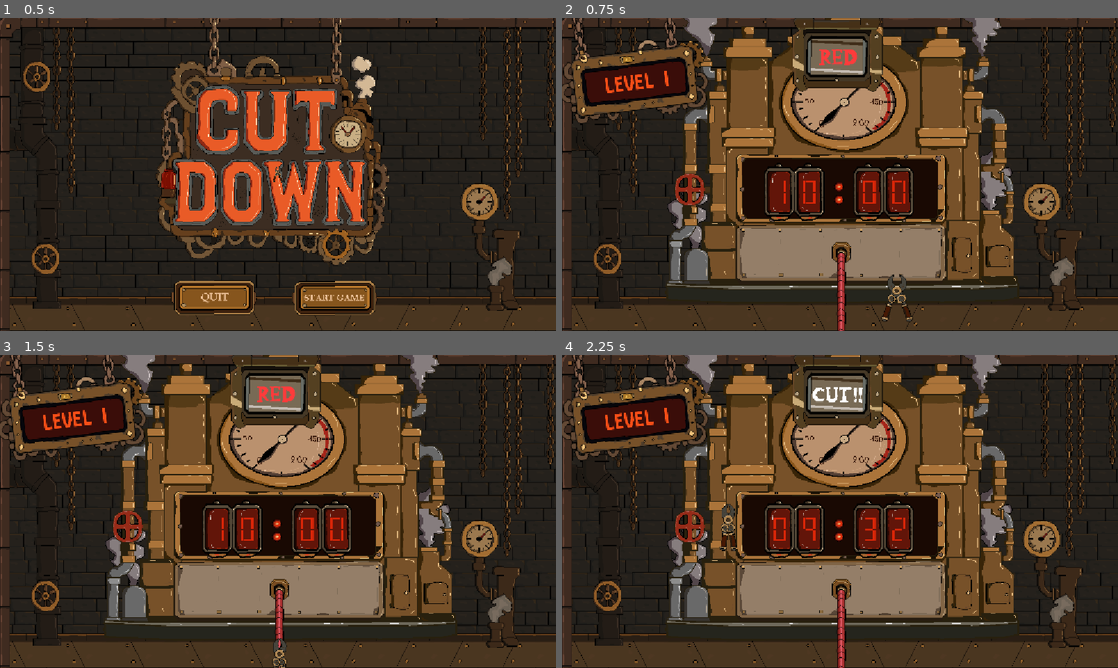
Above: before the commit, frames 1-4 (two rows, left to right).
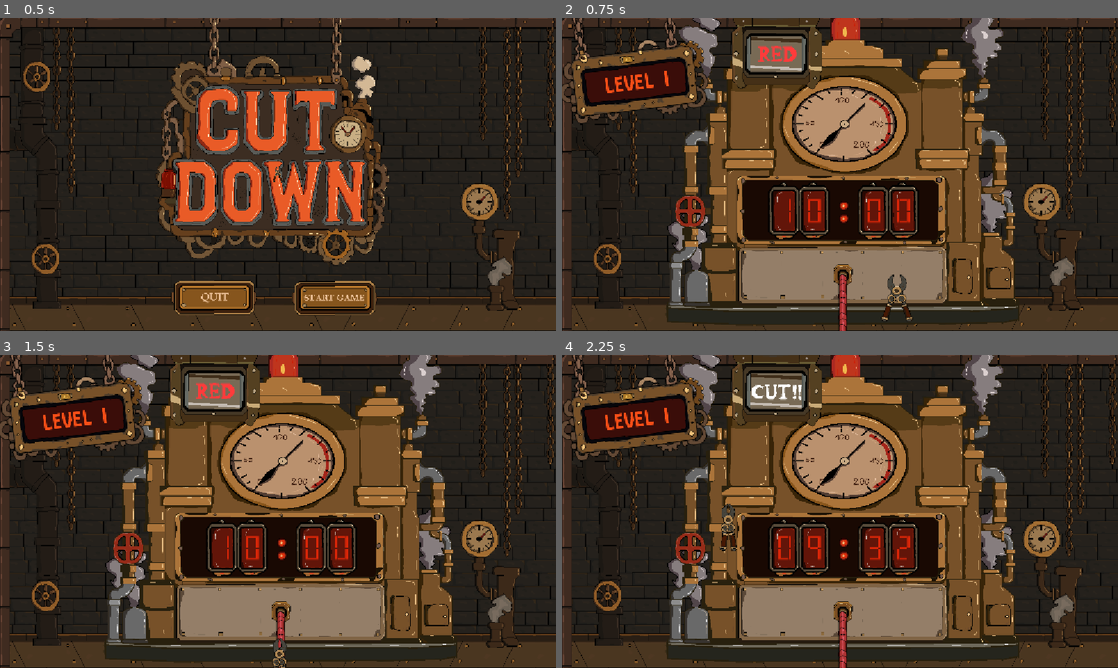
Above: after the commit, the same moments.

Repository: Coleim/cut_down_gmtk_2026
Game: Godot game, scene res://scenes/main_menu/MainMenu.tscn
The game is run twice, just before and just after one commit, with the same random seed, the same clock (stepped at 60 frames per second) and the same inputs.
Inputs (mouse positions are in pixels of both pictures, inside the frame that each line leads up to):
- Up to frame 1 (0.5 s): no input
- Up to frame 2 (0.75 s): click (895, 299) at 0.5 s
- Up to frame 3 (1.5 s): tap Enter at 1.25 s; move the mouse to (278, 661) at 1.27 s; click (278, 661) at 1.42 s
- Up to frame 4 (2.25 s): move the mouse to (728, 527) at 2.02 s; click (728, 527) at 2.17 s

Frame 1 is identical in both runs. In frame 2, 37% of the frame differs, in the area x 18-83%, y 0-100%; in frame 3, 37%; in frame 4, 37%.

Commit message:
Sfx music

Diff:
--- a/scenes/game/Game.tscn
+++ b/scenes/game/Game.tscn
@@ -231,7 +231,7 @@
 metadata/_edit_use_anchors_ = true
 
 [node name="BombRect" type="Sprite2D" parent="UI" unique_id=812027232]
-position = Vector2(560, 275)
+position = Vector2(561, 320)
 scale = Vector2(0.6345703, 0.6345703)
 texture = ExtResource("3_gynul")
 
@@ -240,10 +240,10 @@
 anchors_preset = 5
 anchor_left = 0.5
 anchor_right = 0.5
-offset_left = 345.0
-offset_top = 458.0
-offset_right = 817.0
-offset_bottom = 808.0
+offset_left = 348.0
+offset_top = 504.0
+offset_right = 820.0
+offset_bottom = 854.0
 grow_horizontal = 2
 alignment = 1
 
@@ -253,7 +253,7 @@
 texture = ExtResource("8_wnrko")
 
 [node name="TimerContainerMs" type="Sprite2D" parent="UI" unique_id=1388752044]
-position = Vector2(667.40826, 359.75)
+position = Vector2(677.40826, 398.75)
 scale = Vector2(0.55485237, 0.5548523)
 texture = ExtResource("9_aptqa")
 
@@ -266,7 +266,7 @@
 sprite_frames = SubResource("SpriteFrames_xfgu8")
 
 [node name="TimerContainerSeconds" type="Sprite2D" parent="UI" unique_id=83826955]
-position = Vector2(482.40823, 359.75)
+position = Vector2(492.40823, 398.75)
 scale = Vector2(0.55485237, 0.5548523)
 texture = ExtResource("9_aptqa")
 
@@ -279,12 +279,12 @@
 sprite_frames = SubResource("SpriteFrames_xfgu8")
 
 [node name="Sprite2D" type="Sprite2D" parent="UI" unique_id=1333494259]
-position = Vector2(573.4081, 362.75003)
+position = Vector2(583.4081, 401.75003)
 scale = Vector2(0.537037, 0.5370371)
 texture = ExtResource("11_60iot")
 
 [node name="ColorSelector" type="Sprite2D" parent="." unique_id=1712473233]
-position = Vector2(576, 89)
+position = Vector2(450, 83)
 texture = ExtResource("2_365ku")
 
 [node name="CutText" type="Sprite2D" parent="ColorSelector" unique_id=1192091202]
--- a/scripts/autoload/CursorManager.gd
+++ b/scripts/autoload/CursorManager.gd
@@ -71,4 +71,10 @@
 	if _cursor == null or _cursor.sprite_frames == null:
 		return
 	if event is InputEventMouseButton and event.button_index == MOUSE_BUTTON_LEFT:
-		_cursor.frame = 0 if event.pressed else 1  # 0=closed, 1=open
+		if event.pressed:
+			_cursor.frame = 0  # closed
+			var under_mouse := get_viewport().gui_get_hovered_control()
+			if not (under_mouse is BaseButton):
+				SoundManager.play_sfx("CutDown - Cut sound")
+		else:
+			_cursor.frame = 1  # open
--- a/scripts/autoload/SoundManager.gd
+++ b/scripts/autoload/SoundManager.gd
@@ -1,18 +1,4 @@
 extends Node
-
-## Placeholder sound manager. Sound artist can hook real streams later
-## by filling in the `sounds` dictionary with AudioStream resources.
-## Autoloaded as "SoundManager".
-
-@export var sounds: Dictionary = {
-	"cable_cut": null,
-	"correct_cut": null,
-	"wrong_cut": null,
-	"explosion": null,
-	"win": null,
-	"tick": null,
-	"menu_click": null,
-}
 
 var _sfx_player: AudioStreamPlayer
 var _music_player: AudioStreamPlayer
@@ -29,27 +15,49 @@
 
 
 func play_sfx(sound_name: String) -> void:
-	var stream: AudioStream = sounds.get(sound_name)
+	var stream := _load_sfx(sound_name)
 	if stream:
 		_sfx_player.stream = stream
 		_sfx_player.play()
 	else:
-		print("[SoundManager] (placeholder) play sfx: %s" % sound_name)
+		print("[SoundManager] SFX not found: %s" % sound_name)
 
 
 func play_music(sound_name: String, loop: bool = false) -> void:
-	var stream: AudioStream = sounds.get(sound_name)
-	if stream == null:
-		# Try loading directly by path convention
-		stream = load("res://assets/music/%s.mp3" % sound_name)
+	var stream: AudioStream = load("res://assets/music/%s.mp3" % sound_name)
 	if stream:
 		if stream is AudioStreamMP3:
 			(stream as AudioStreamMP3).loop = loop
 		_music_player.stream = stream
 		_music_player.play()
 	else:
-		print("[SoundManager] (placeholder) play music: %s" % sound_name)
+		print("[SoundManager] Music not found: %s" % sound_name)
 
 
 func stop_music() -> void:
 	_music_player.stop()
+
+
+func play_oneshot(sound_name: String) -> void:
+	var stream: AudioStream = _load_sfx(sound_name)
+	if stream == null:
+		for ext in ["mp3", "wav"]:
+			var path := "res://assets/music/%s.%s" % [sound_name, ext]
+			if ResourceLoader.exists(path):
+				stream = load(path)
+				break
+	if stream:
+		_sfx_player.stream = stream
+		_sfx_player.play()
+	else:
+		print("[SoundManager] Oneshot not found: %s" % sound_name)
+
+
+func _load_sfx(sound_name: String) -> AudioStream:
+	var path_wav := "res://assets/sounds/%s.wav" % sound_name
+	var path_mp3 := "res://assets/sounds/%s.mp3" % sound_name
+	if ResourceLoader.exists(path_wav):
+		return load(path_wav)
+	if ResourceLoader.exists(path_mp3):
+		return load(path_mp3)
+	return null
--- a/scripts/game/Cable.gd
+++ b/scripts/game/Cable.gd
@@ -30,4 +30,5 @@
 		_sprite.animation = "cut"
 		_sprite.stop()
 		_sprite.frame = color_index
+		SoundManager.play_sfx("CutDown - Electricity sound")
 		cut.emit(self)
--- a/scripts/game/Game.gd
+++ b/scripts/game/Game.gd
@@ -41,6 +41,7 @@
 	# Show each color to cut, 1 second each
 	for entry in _cable_order:
 		_show_color.frame = entry["color_index"]
+		SoundManager.play_oneshot(entry["name"].capitalize())
 		await get_tree().create_timer(1.0).timeout
 
 	# Preview done — enable cutting, show cut prompt, start timer
@@ -48,7 +49,7 @@
 	_cut_text.visible = true
 	_enable_cables()
 	_timer_running = true
-	SoundManager.play_music("click_bomb", true)
+	SoundManager.play_music("CutDown - Defuse Bomb music", true)
 
 
 func _process(delta: float) -> void:
@@ -146,7 +147,7 @@
 	_level_ended = true
 	_timer_running = false
 	SoundManager.stop_music()
-	SoundManager.play_sfx("explosion")
+	SoundManager.play_sfx("CutDown - Explosion")
 	var time_limit: float = GameManager.get_time_limit(GameManager.current_level)
 	var time_taken: float = time_limit - _time_left
 	GameManager.lose_level(time_taken, _cut_index)
--- a/scripts/game_over/GameOver.gd
+++ b/scripts/game_over/GameOver.gd
@@ -11,16 +11,19 @@
 	_score_label.text = "%d" % GameManager.score
 	_time_label.text = "%.1fs" % GameManager.last_time_taken
 	_cablecut_label.text = "%d" % GameManager.last_cables_cut
+	SoundManager.play_music("CutDown - Gameover", false)
 	_retry_button.pressed.connect(_on_retry_pressed)
 	_menu_button.pressed.connect(_on_menu_pressed)
 
 
 func _on_retry_pressed() -> void:
-	SoundManager.play_sfx("menu_click")
+	SoundManager.play_sfx("CutDown - Button sound1")
+	SoundManager.stop_music()
 	GameManager.reset_game()
 	get_tree().change_scene_to_file("res://scenes/game/Game.tscn")
 
 
 func _on_menu_pressed() -> void:
-	SoundManager.play_sfx("menu_click")
+	SoundManager.play_sfx("CutDown - Button sound1")
+	SoundManager.stop_music()
 	get_tree().change_scene_to_file("res://scenes/main_menu/MainMenu.tscn")
--- a/scripts/level_complete/LevelComplete.gd
+++ b/scripts/level_complete/LevelComplete.gd
@@ -12,22 +12,25 @@
 	_time_label.text = "%.1fs" % GameManager.last_time_taken
 	_score_label.text = "%d (+%d)" % [GameManager.score, GameManager.last_score_gained]
 	_cablecut_label.text = "%d" % GameManager.last_cables_cut
+	SoundManager.play_music("CutDown - WinMusic", false)
 	_next_button.pressed.connect(_on_next_pressed)
 	_retry_button.pressed.connect(_on_retry_pressed)
 	_menu_button.pressed.connect(_on_menu_pressed)
 
 
 func _on_next_pressed() -> void:
-	SoundManager.play_sfx("menu_click")
+	SoundManager.play_sfx("CutDown - Button sound1")
+	SoundManager.stop_music()
 	GameManager.advance_level()
 	get_tree().change_scene_to_file("res://scenes/game/Game.tscn")
 
 
 func _on_retry_pressed() -> void:
-	SoundManager.play_sfx("menu_click")
+	SoundManager.play_sfx("CutDown - Button sound1")
+	SoundManager.stop_music()
 	get_tree().change_scene_to_file("res://scenes/game/Game.tscn")
 
-
 func _on_menu_pressed() -> void:
-	SoundManager.play_sfx("menu_click")
+	SoundManager.play_sfx("CutDown - Button sound1")
+	SoundManager.stop_music()
 	get_tree().change_scene_to_file("res://scenes/main_menu/MainMenu.tscn")
--- a/scripts/main_menu/MainMenu.gd
+++ b/scripts/main_menu/MainMenu.gd
@@ -6,15 +6,17 @@
 
 func _ready() -> void:
 	#GameManager.reset_game() # TODO: re-enable before shipping
+	SoundManager.play_music("CutDown - Menu music", true)
 	_start_button.pressed.connect(_on_start_pressed)
 	_quit_button.pressed.connect(_on_quit_pressed)
 
 
 func _on_start_pressed() -> void:
-	SoundManager.play_sfx("menu_click")
+	SoundManager.play_sfx("CutDown - Button sound1")
+	SoundManager.stop_music()
 	get_tree().change_scene_to_file("res://scenes/game/Game.tscn")
 
 
 func _on_quit_pressed() -> void:
-	SoundManager.play_sfx("menu_click")
+	SoundManager.play_sfx("CutDown - Button sound1")
 	get_tree().quit()
Not shown, added: assets/music/Blue.mp3.import
Not shown, added: assets/music/CutDown - Defuse Bomb music.mp3.import
Not shown, added: assets/music/CutDown - Gameover.mp3.import
Not shown, added: assets/music/CutDown - Menu music.mp3.import
Not shown, added: assets/music/CutDown - WinMusic.mp3.import
Not shown, added: assets/music/Green.mp3.import
Not shown, added: assets/music/Purple.wav.import
Not shown, added: assets/music/Red.mp3.import
Not shown, added: assets/music/Yellow.mp3.import
Not shown, removed: assets/music/click_bomb.mp3.import
Not shown, added: assets/sounds/CutDown - Button sound1.wav.import
Not shown, added: assets/sounds/CutDown - Cut sound.wav.import
(and 5 more such lines)
